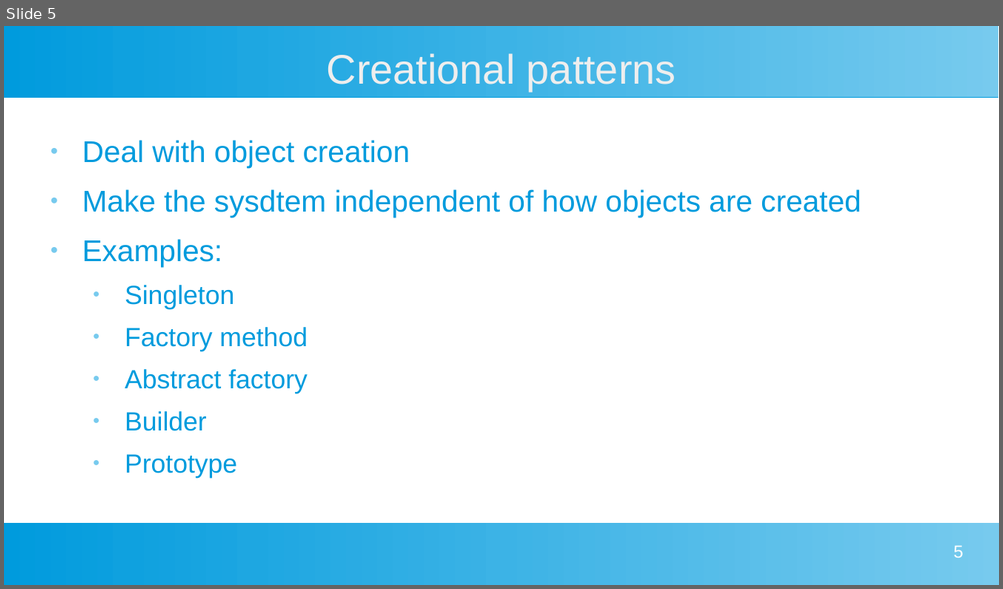
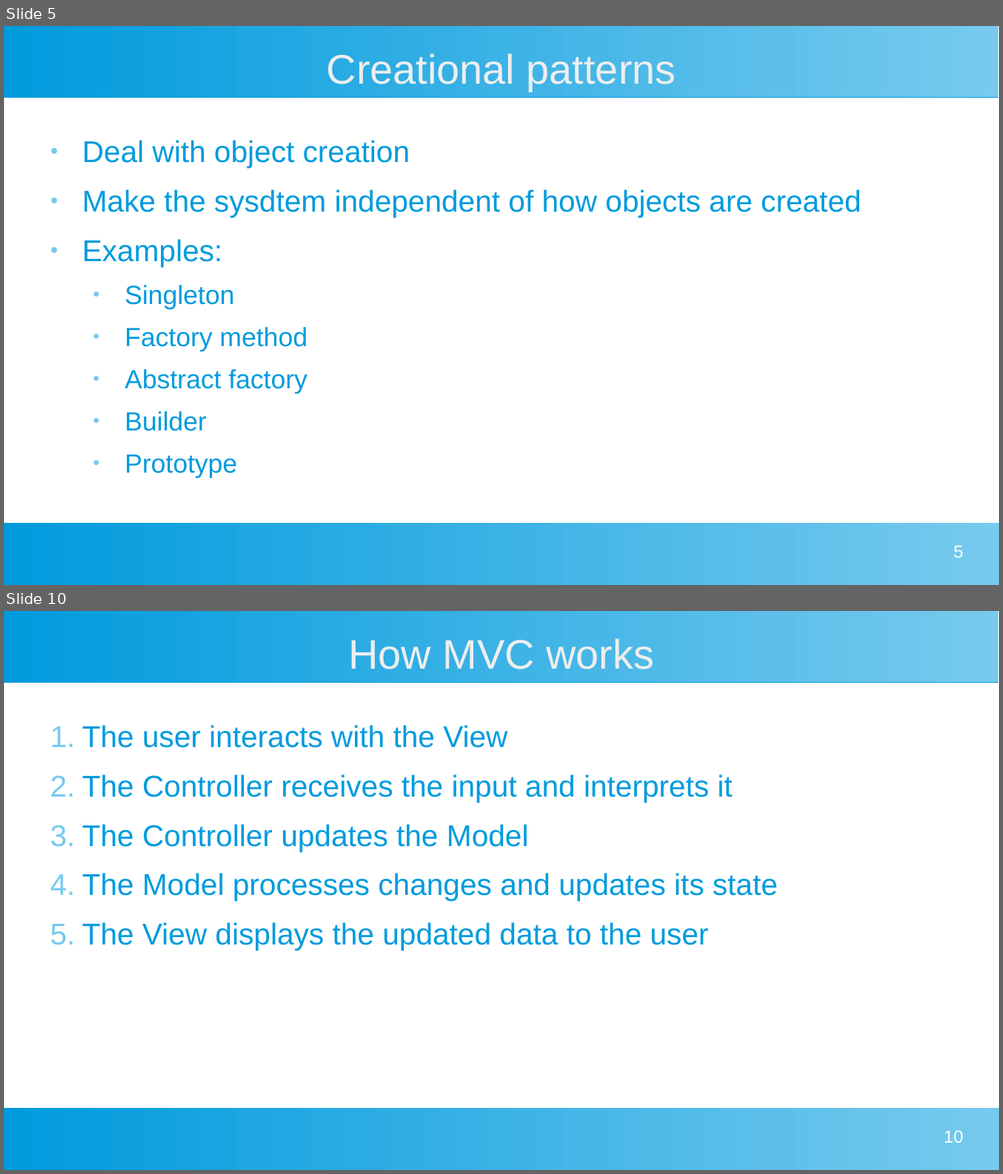
Before and after one commit to danihunn/Gomoku, a slide deck: DesignPatterns/DesignPatterns.pptx. Shown one above the other, each under a label of ours: slide 5 before the commit, slides 5 and 10 after it; the slides between them are not shown. The pictures are 1003x589 and 1003x1174 pixels, drawn with LibreOffice and Linux fonts; fonts in the diff are those of the drawing. Boxes give left, top, right and bottom in pixels: in the first picture for what was removed or moved away, otherwise in the second. Text is boxed around its words. In the diff, an @@ line names an element or a change of style, - is before the commit and + after.

```diff
--- a/DesignPatterns/DesignPatterns.pptx
+++ b/DesignPatterns/DesignPatterns.pptx
@@ slide 10 added at (4,611,999,1170), background #FFFFFF; not listed: 2 template elements that a slide beside it also shows @@
@@ title added at (348,638,654,669), 33 pt, text #EEEEEE @@
+How MVC works
@@ text added at (82,725,777,951), 24 pt, text #009BDD @@
+1. The user interacts with the View
+2. The Controller receives the input and interprets it
+3. The Controller updates the Model
+4. The Model processes changes and updates its state
+5. The View displays the updated data to the user
@@ page number added at (943,1130,962,1143), 14 pt, text #FFFFFF @@
+10
```
Also in this commit, not shown: 6 other slides added.
